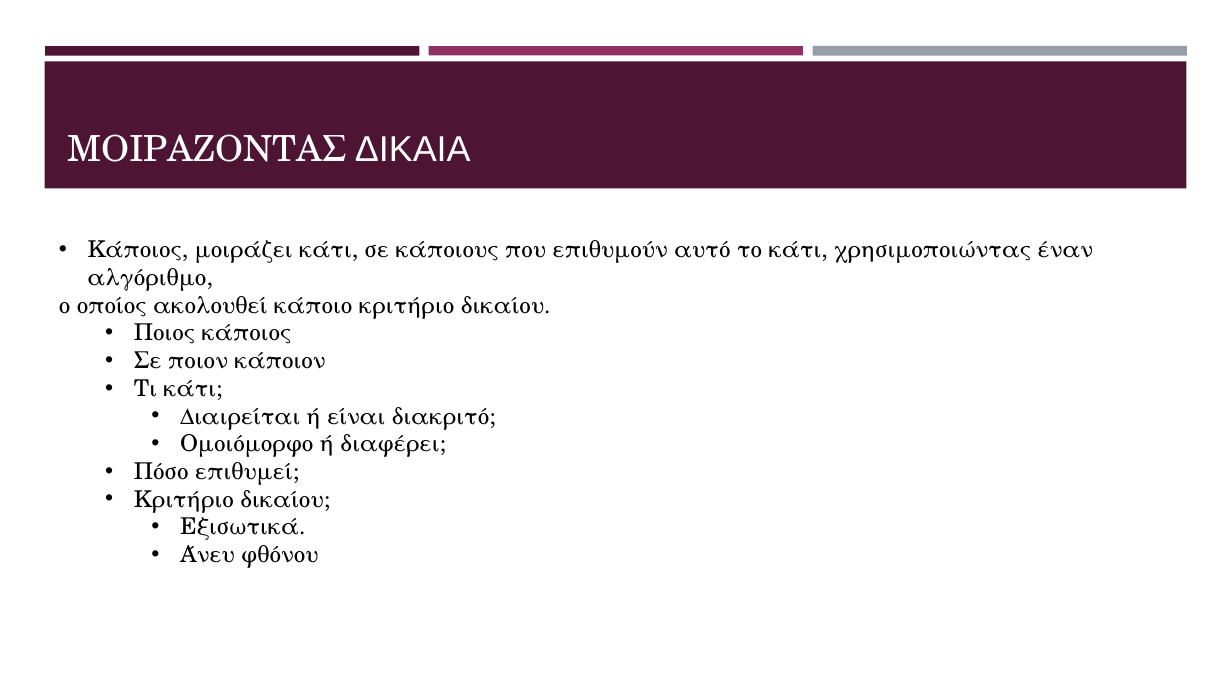
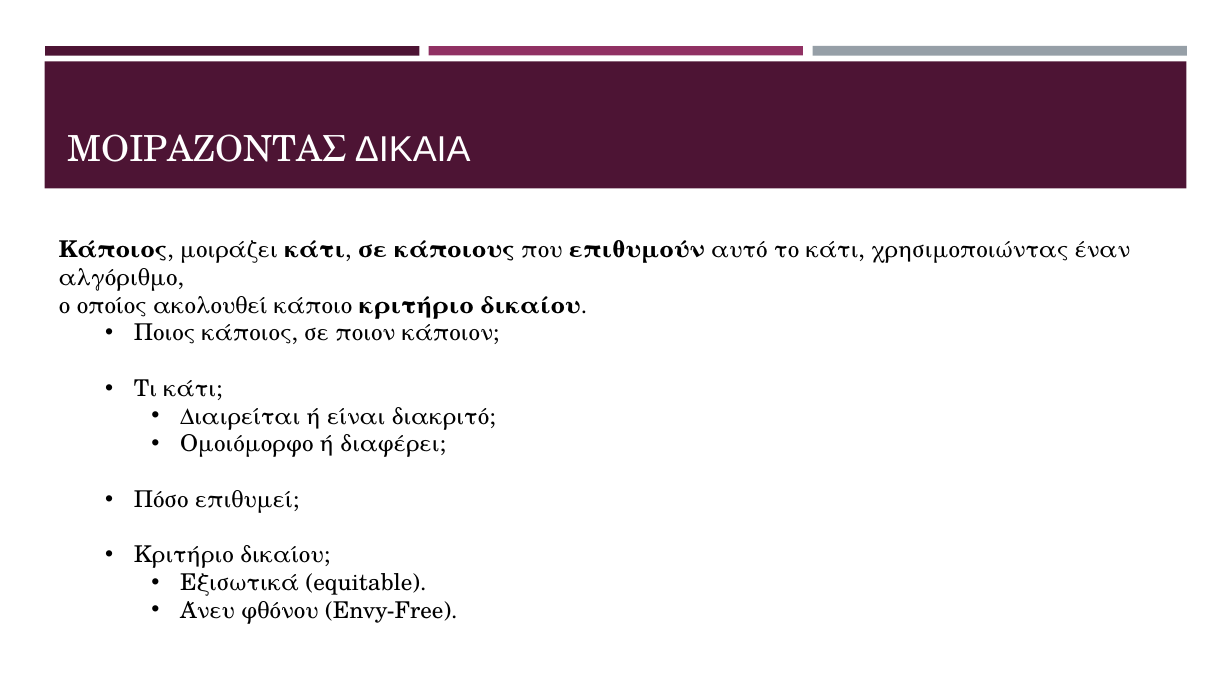
Before and after one commit to kwpap/Diplomatiki_kwpap_step_1, a slide deck: slide 5 of Thesis/Παρουσίαση.pptx. Drawn at 1232x693 pixels with LibreOffice and Linux fonts; fonts in the diff are those of the drawing. Boxes give left, top, right and bottom in pixels: in the first picture for what was removed or moved away, otherwise in the second. Text is boxed around its words. In the diff, an @@ line names an element or a change of style, - is before the commit and + after.

```diff
--- a/Thesis/Παρουσίαση.pptx
+++ b/Thesis/Παρουσίαση.pptx
@@ text at [59,240,1130,319]: bold on in "Κάποιος, κάτι, σε κάποιους επιθυμούν", "κριτήριο δικαίου."; bullet • to none @@
@@ text at [134,318,500,344]: text changed @@
-  • Ποιος κάποιος
-  • Σε ποιον κάποιον
+  • Ποιος κάποιος, σε ποιον κάποιον;
@@ text at [180,567,427,619]: text changed @@
-    • Εξισωτικά.
-    • Άνευ φθόνου
+    • Εξισωτικά (equitable).
+    • Άνευ φθόνου (Envy-Free).
```
Also in this commit, not shown: 11 other slides changed, 2 slides added, 1 slide removed.
